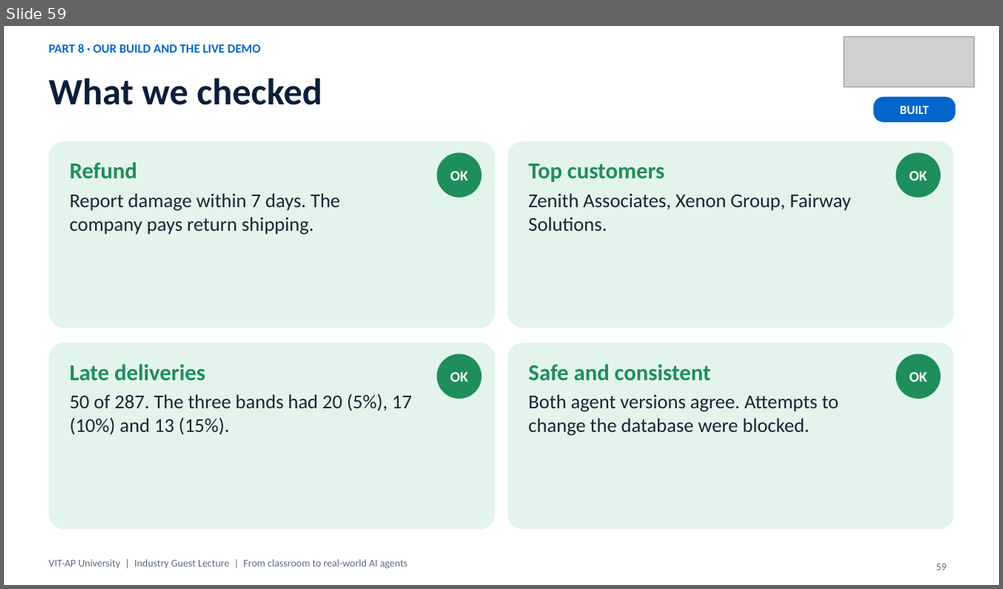
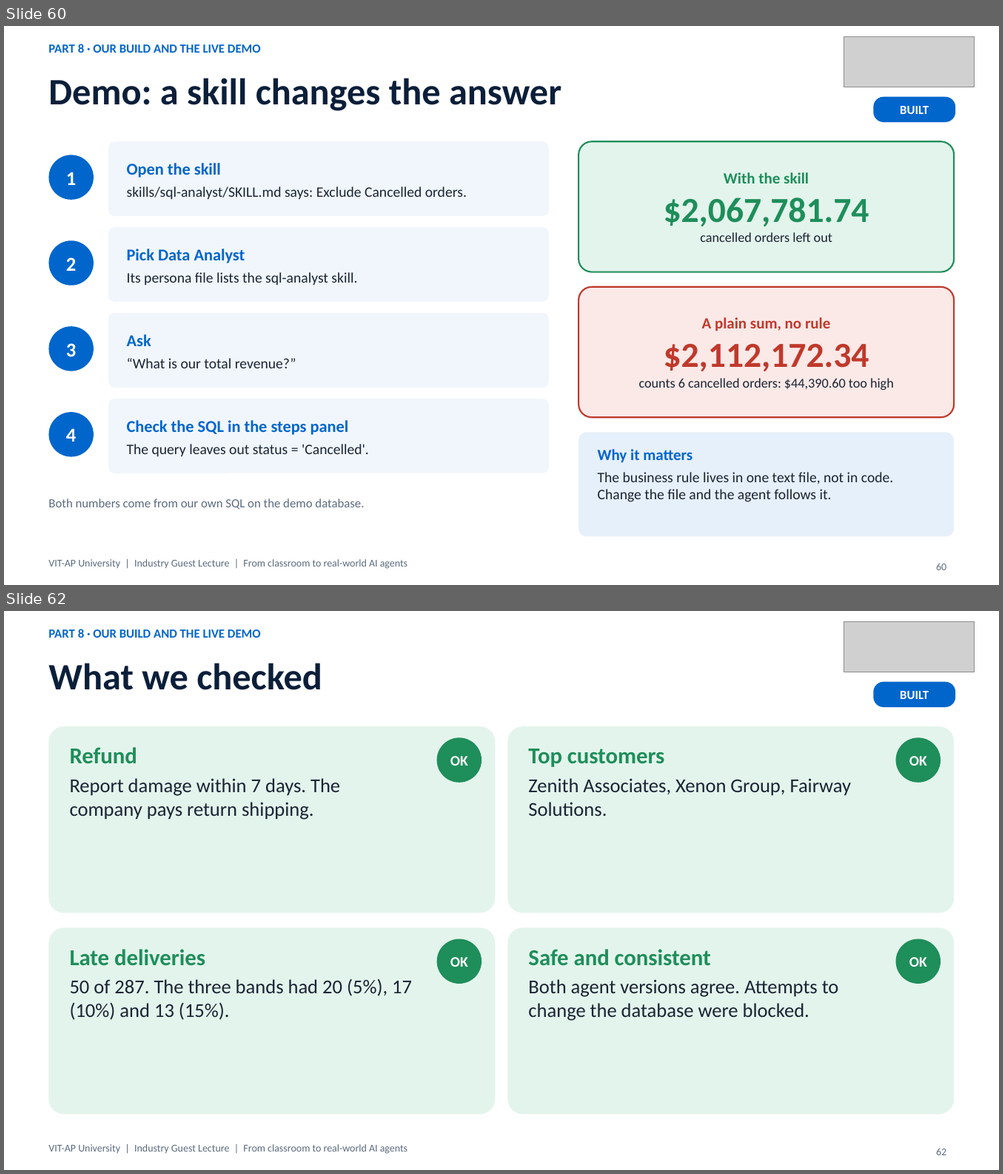
Before and after one commit to nareshroyalc/Demo, a slide deck: deck/VIT-AP_AI_Webinar.pptx. Shown one above the other, each under a label of ours: slide 59 before the commit, slides 60 and 62 after it; the slides between them are not shown. The pictures are 1003x589 and 1003x1174 pixels, drawn with LibreOffice and Linux fonts; fonts in the diff are those of the drawing; grey boxes stand for pictures. Boxes give left, top, right and bottom in pixels: in the first picture for what was removed or moved away, otherwise in the second. Text is boxed around its words. In the diff, an @@ line names an element or a change of style, - is before the commit and + after.

Commit message:
Deck: persona, skill and plugin demo slides; real skills example; generic SmartAgent name (73 slides)

```diff
--- a/deck/VIT-AP_AI_Webinar.pptx
+++ b/deck/VIT-AP_AI_Webinar.pptx
@@ slide 60 added at (4, 26, 999, 585), background #FFFFFF @@
@@ text added at (48, 44, 261, 53), 12 pt, text #0066CC, bold @@
+PART 8 · OUR BUILD AND THE LIVE DEMO
@@ picture added at (843, 36, 974, 87) @@
@@ title added at (48, 78, 561, 111), 36 pt, text #0B1F3A, bold @@
+Demo: a skill changes the answer
@@ rounded rectangle added at (874, 97, 956, 122), fill #0066CC, 12 pt, text #FFFFFF, bold @@
+BUILT
@@ ellipse added at (48, 155, 94, 200), fill #0066CC, 19 pt, text #FFFFFF, bold @@
+1
@@ rounded rectangle added at (108, 141, 549, 216), fill #F1F6FC, 14 pt, text #1A2433 @@
+Open the skill
+skills/sql-analyst/SKILL.md says: Exclude Cancelled orders.
@@ rounded rectangle added at (578, 141, 954, 272), fill #E3F4EC, outline #1E8E5A 1.5 pt, 13 pt, text #1E8E5A, bold @@
+With the skill
+$2,067,781.74
+cancelled orders left out
@@ ellipse added at (48, 241, 94, 286), fill #0066CC, 19 pt, text #FFFFFF, bold @@
+2
@@ rounded rectangle added at (108, 227, 549, 302), fill #F1F6FC, 14 pt, text #1A2433 @@
+Pick Data Analyst
+Its persona file lists the sql-analyst skill.
@@ rounded rectangle added at (578, 287, 954, 417), fill #FBE9E7, outline #C0392B 1.5 pt, 13 pt, text #1A2433 @@
+A plain sum, no rule
+$2,112,172.34
+counts 6 cancelled orders: $44,390.60 too high
@@ rounded rectangle added at (108, 313, 549, 388), fill #F1F6FC, 14 pt, text #1A2433 @@
+Ask
+“What is our total revenue?”
@@ ellipse added at (48, 326, 94, 372), fill #0066CC, 19 pt, text #FFFFFF, bold @@
+3
@@ rounded rectangle added at (108, 399, 549, 474), fill #F1F6FC, 14 pt, text #1A2433 @@
+Check the SQL in the steps panel
+The query leaves out status = 'Cancelled'.
@@ ellipse added at (48, 412, 94, 457), fill #0066CC, 19 pt, text #FFFFFF, bold @@
+4
@@ rounded rectangle added at (578, 432, 954, 537), fill #E6F0FA, 14 pt, text #1A2433 @@
+Why it matters
+The business rule lives in one text file, not in code. Change the file and the agent follows it.
@@ text added at (48, 499, 364, 509), 12 pt, text #5B6B7F @@
+Both numbers come from our own SQL on the demo database.
@@ text added at (48, 560, 407, 569), 10 pt, text #5B6B7F @@
+VIT-AP University | Industry Guest Lecture | From classroom to real-world AI agents
@@ page number added at (936, 563, 946, 571), 10 pt, text #5B6B7F @@
+60
@@ what was slide 59 is now slide 62 @@
@@ page number at (936, 1148, 946, 1156): text changed @@
-59
+62
```
Also in this commit, not shown: 5 slides changed, 2 other slides added, 7 other files.
